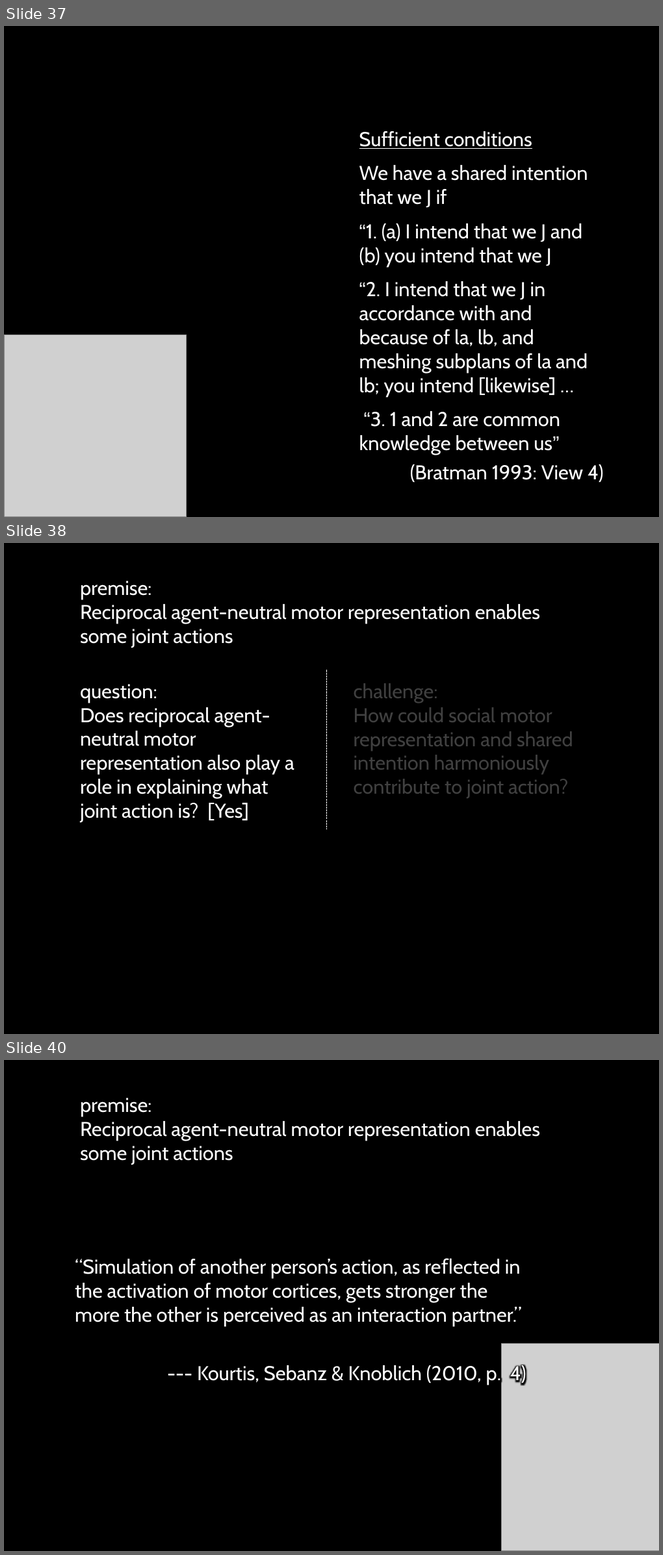
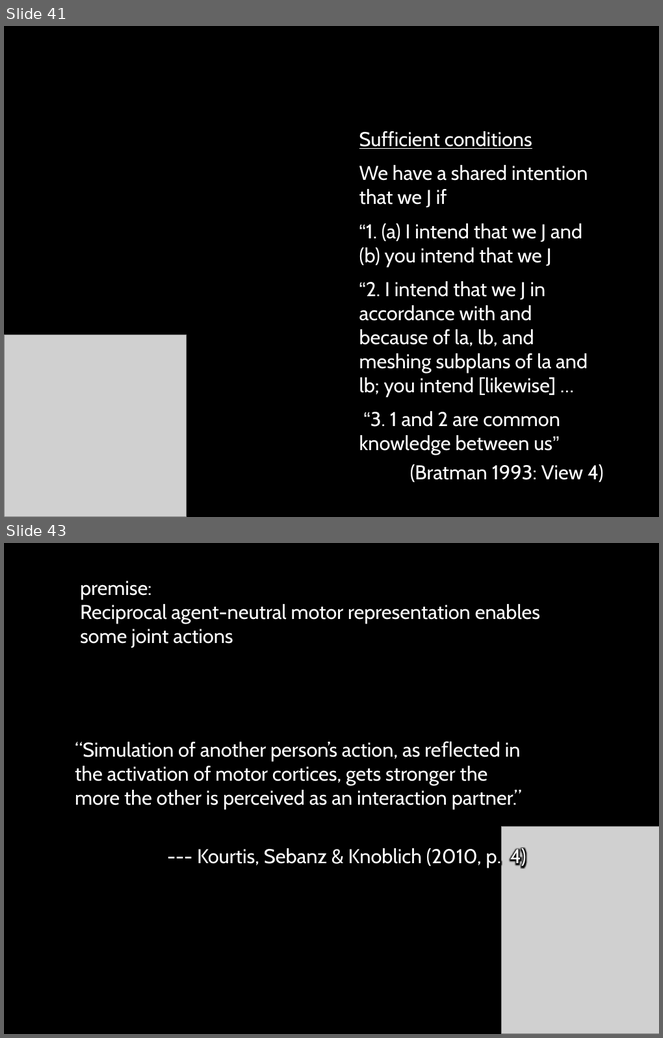
Before and after one commit to butterfill/writing, a slide deck: intention motor representation joint action (paper 3)/conf collective intentionality manchester 2012/motor representation and shared intention - manchester collective intentionality 2012.pptx. Shown one above the other, each under a label of ours: slides 37, 38 and 40 before the commit, slides 41 and 43 after it; the slides between them are not shown. The pictures are 663x1555 and 663x1038 pixels, drawn with LibreOffice and Linux fonts; fonts in the diff are those of the drawing; grey boxes stand for pictures. Boxes give left, top, right and bottom in pixels: in the first picture for what was removed or moved away, otherwise in the second. Text is boxed around its words. In the diff, an @@ line names an element or a change of style, - is before the commit and + after.

Commit message:
manchester slides done, still to update talk text from paper

```diff
--- a/intention motor representation joint action (paper 3)/conf collective intentionality manchester 2012/motor representation and shared intention - manchester collective intentionality 2012.pptx
+++ b/intention motor representation joint action (paper 3)/conf collective intentionality manchester 2012/motor representation and shared intention - manchester collective intentionality 2012.pptx
@@ slide 38 removed at [4,543,659,1034], background #000000 @@
@@ text removed at [80,581,540,648] @@
-premise:
-Reciprocal agent-neutral motor representation enables some joint actions
@@ line removed from (326, 670) to (326, 830) @@
@@ text removed at [80,684,295,823] @@
-question:
-Does reciprocal agent-neutral motor representation also play a role in explaining what joint action is? [Yes]
@@ text removed at [354,683,573,798] @@
-challenge:
-How could social motor representation and shared intention harmoniously contribute to joint action?
@@ what was slide 37 is now slide 41 @@
@@ what was slide 40 is now slide 43 @@
```
Also in this commit, not shown: 1 slide changed, 5 slides added, 1 other slide removed, 1 other file.
